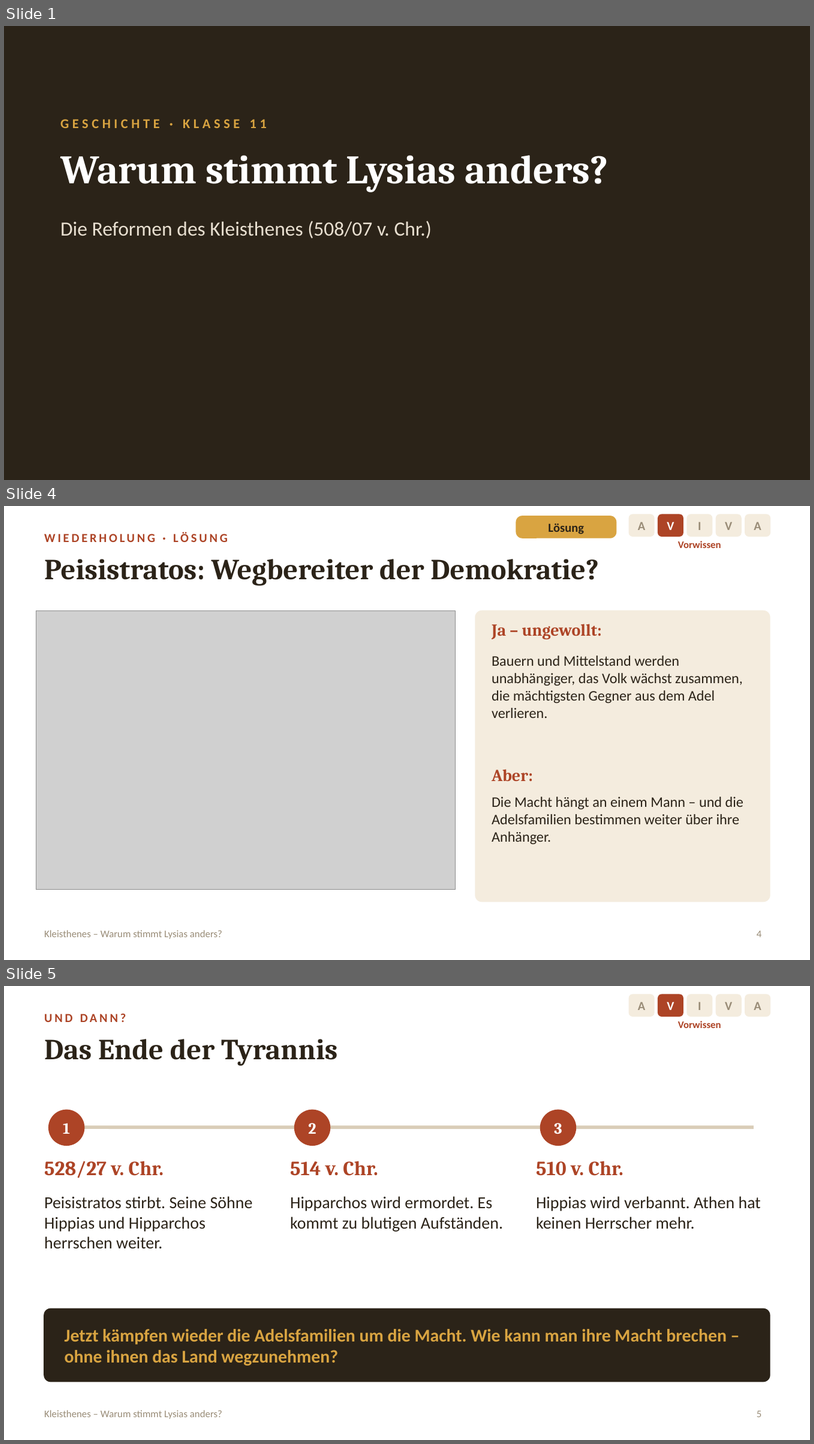
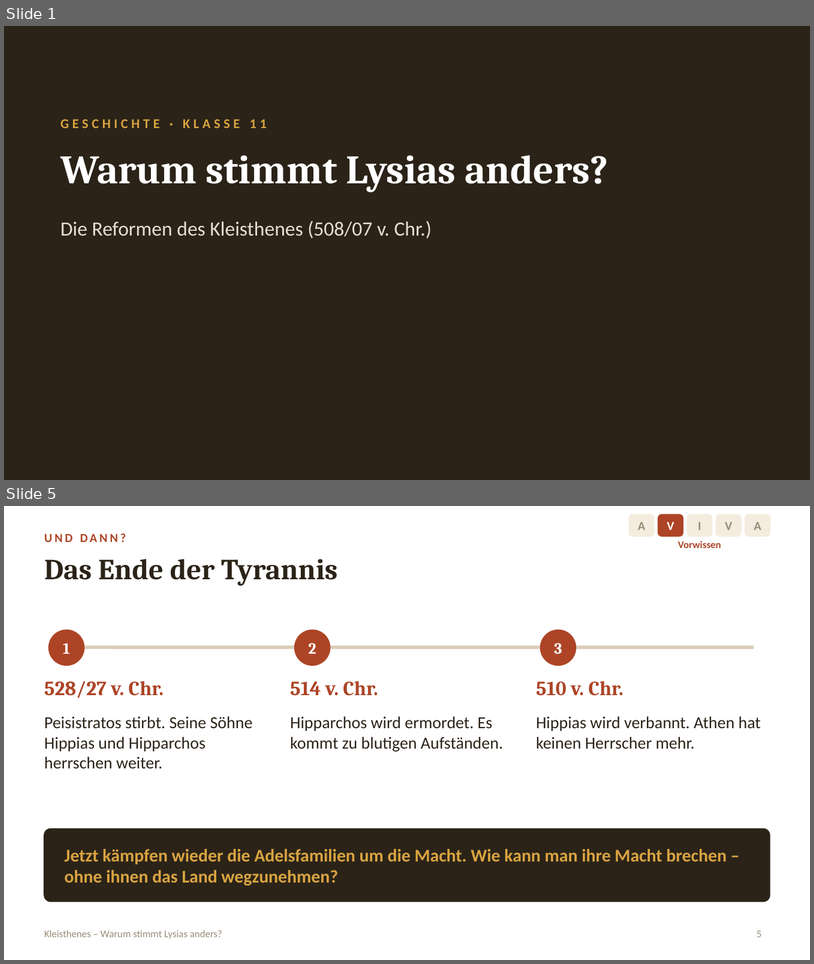
Before and after one commit to golzkonstantin-gif/Schule, a slide deck: Geschichte_11/Stunde_Kleisthenes/Folien_Kleisthenes.pptx. Shown one above the other, each under a label of ours: slides 1, 4 and 5 before the commit, slides 1 and 5 after it; the slides between them are not shown. The pictures are 814x1444 and 814x964 pixels, drawn with LibreOffice and Linux fonts; fonts in the diff are those of the drawing; grey boxes stand for pictures. Boxes give left, top, right and bottom in pixels: in the first picture for what was removed or moved away, otherwise in the second. Text is boxed around its words. In the diff, an @@ line names an element or a change of style, - is before the commit and + after.

```diff
--- a/Geschichte_11/Stunde_Kleisthenes/Folien_Kleisthenes.pptx
+++ b/Geschichte_11/Stunde_Kleisthenes/Folien_Kleisthenes.pptx
@@ slide 4 removed at (4,506,810,960), background #FFFFFF @@
@@ rounded rectangle removed at (516,516,617,538) @@
-Lösung
@@ rounded rectangle removed at (629,514,655,537) @@
-A
@@ rounded rectangle removed at (658,514,684,537) @@
-V
@@ rounded rectangle removed at (687,514,713,537) @@
-I
@@ rounded rectangle removed at (716,514,742,537) @@
-V
@@ rounded rectangle removed at (745,514,771,537) @@
-A
@@ text removed at (44,532,228,542) @@
-WIEDERHOLUNG · LÖSUNG
@@ text removed at (678,541,722,548) @@
-Vorwissen
@@ text removed at (44,559,599,585) @@
-Peisistratos: Wegbereiter der Demokratie?
@@ picture removed at (36,611,456,889) @@
@@ rounded rectangle removed at (476,611,770,901) @@
@@ text removed at (492,624,602,639) @@
-Ja – ungewollt:
@@ text removed at (492,655,743,718) @@
-Bauern und Mittelstand werden unabhängiger, das Volk wächst zusammen, die mächtigsten Gegner aus dem Adel verlieren.
@@ text removed at (492,769,533,781) @@
-Aber:
@@ text removed at (492,796,744,844) @@
-Die Macht hängt an einem Mann – und die Adelsfamilien bestimmen weiter über ihre Anhänger.
@@ text removed at (44,930,222,939) @@
-Kleisthenes – Warum stimmt Lysias anders?
@@ page number removed at (757,930,762,937) @@
-4
```
Also in this commit, not shown: 1 slide changed, 2 slides added, 1 other slide removed, 5 other files.
